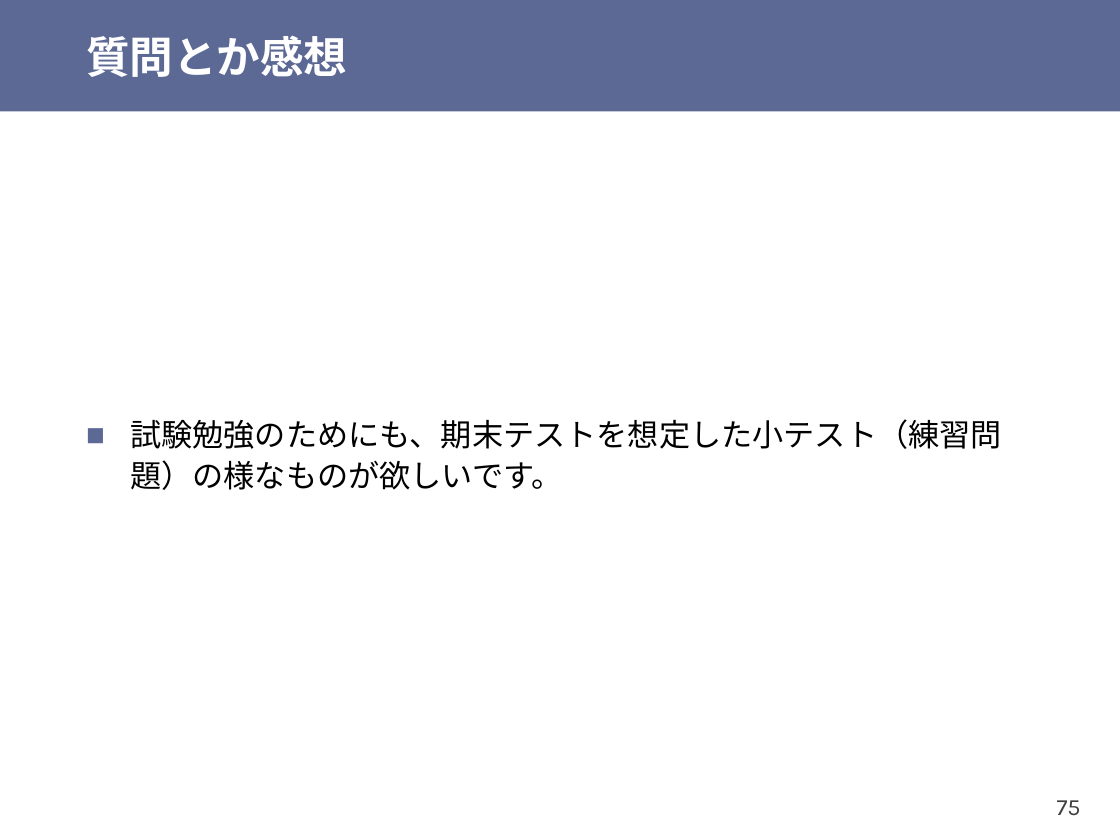
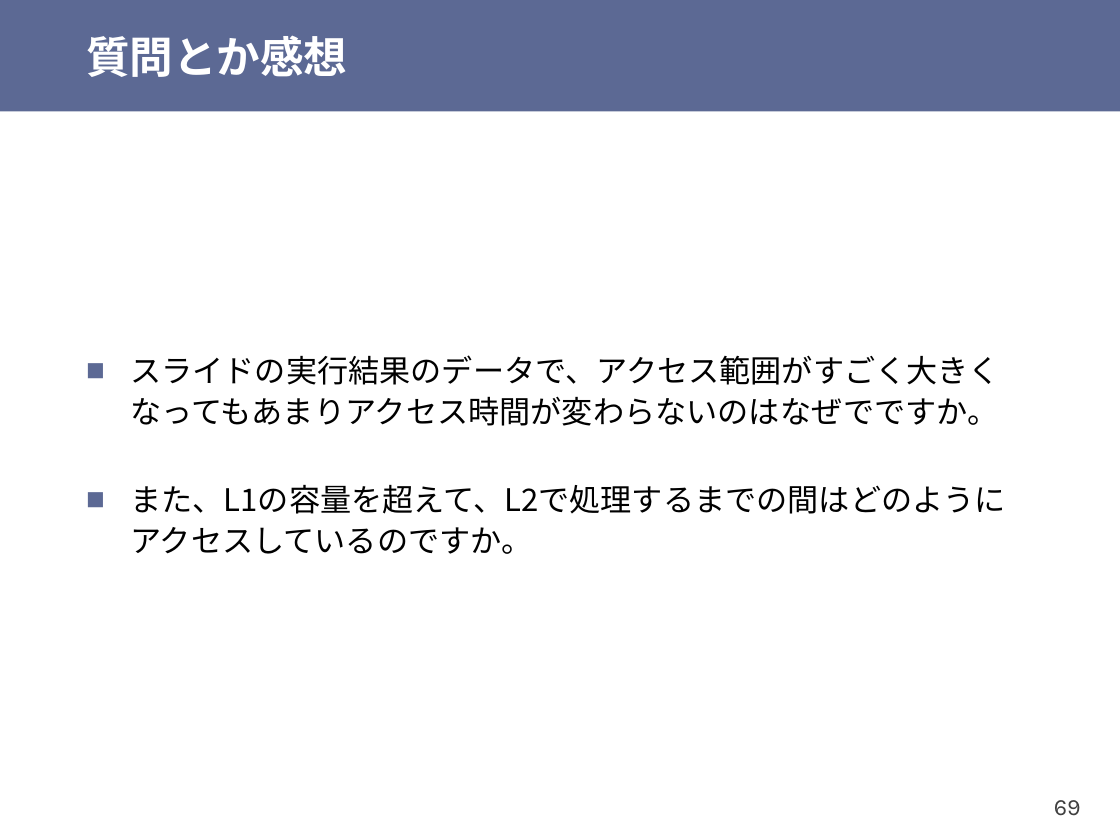
Before and after one commit to shioyadan/otya-computer-architecture-i, a slide deck: slide 69 of cai-shioya-10.pptx (slide 75 before the commit). Drawn at 1120x840 pixels with LibreOffice and Linux fonts; fonts in the diff are those of the drawing. Boxes give left, top, right and bottom in pixels: in the first picture for what was removed or moved away, otherwise in the second. Text is boxed around its words. In the diff, an @@ line names an element or a change of style, - is before the commit and + after.

```diff
--- a/cai-shioya-10.pptx
+++ b/cai-shioya-10.pptx
@@ text at box(130, 355, 1006, 554): text changed @@
-■ 試験勉強のためにも、期末テストを想定した小テスト（練習問題）の様なものが欲しいです。
+■ スライドの実行結果のデータで、アクセス範囲がすごく大きくなってもあまりアクセス時間が変わらないのはなぜでですか。
+■ また、L1の容量を超えて、L2で処理するまでの間はどのようにアクセスしているのですか。
@@ page number at box(1054, 800, 1081, 816): text changed @@
-75
+69
```
Also in this commit, not shown: 25 other slides changed, 2 slides added, 25 slides removed, 1 other file.
